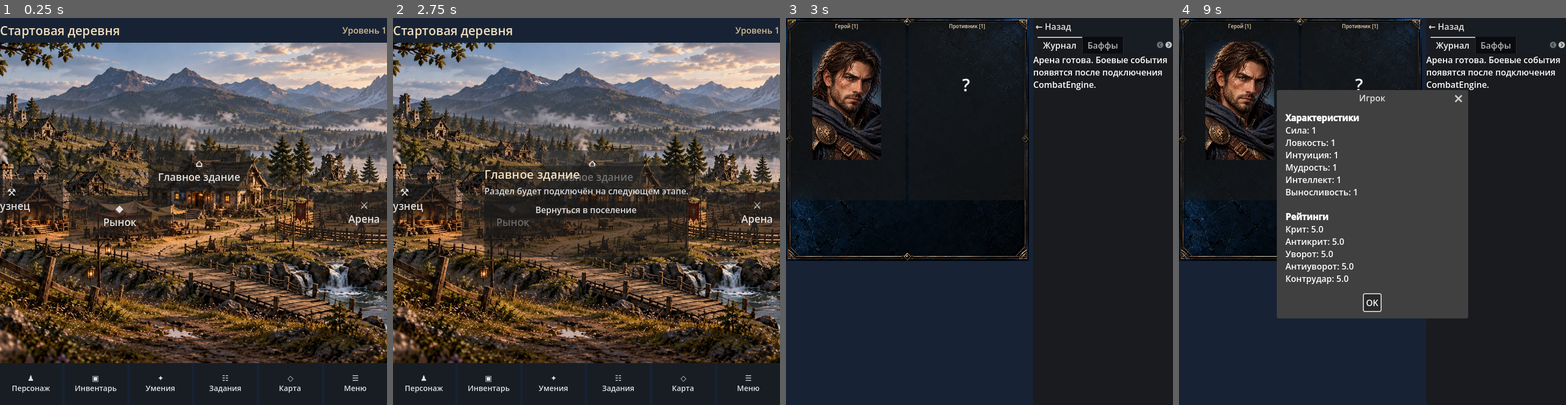
Above: before the commit, frames 1-4 (left to right).
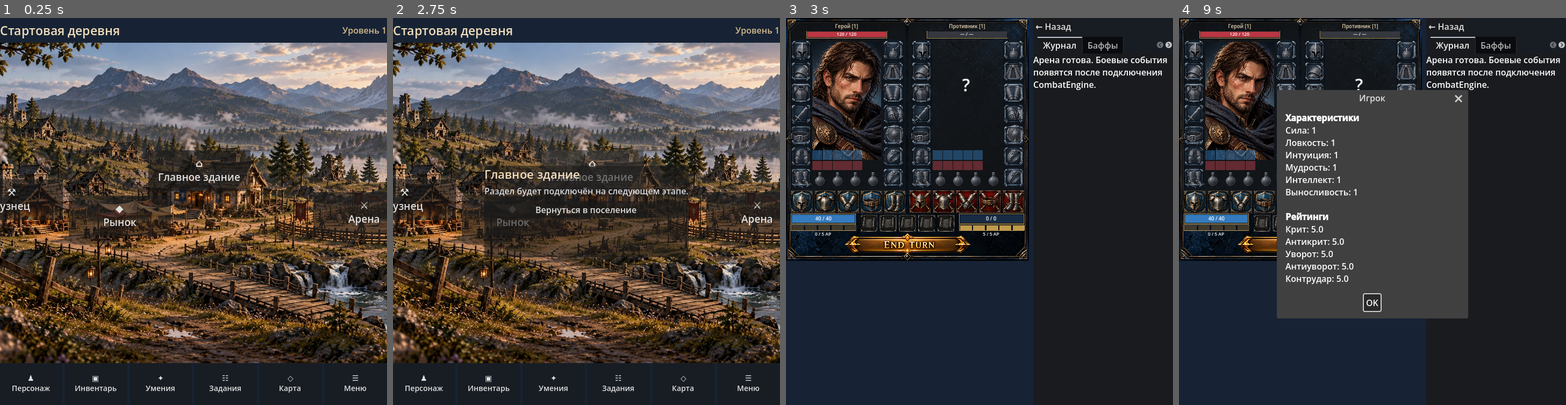
Above: after the commit, the same moments.

Repository: Archoniou1987/Battle-of-Artheon
Game: Godot game, scene res://scenes/main/main.tscn
The game is run twice, just before and just after one commit, with the same random seed, the same clock (stepped at 60 frames per second) and the same inputs.
Inputs (mouse positions are in pixels of both pictures, inside the frame that each line leads up to):
- Up to frame 1 (0.25 s): no input
- Up to frame 2 (2.75 s): click "⚒ Кузнец" at 0.5 s; click "◆ Рынок" at 1.25 s; click "⌂ Главное здание" at 2 s
- Up to frame 3 (3 s): click "⚔ Арена" at 2.75 s
- Up to frame 4 (9 s): click "♟ Персонаж" at 3.5 s; click "▣ Инвентарь" at 4.25 s; click "✦ Умения" at 5 s; click "☷ Задания" at 5.75 s; click "◇ Карта" at 6.5 s; click "☰ Меню" at 7.25 s; click "Вернуться в поселение" at 8 s; click (1240, 99) at 8.77 s

Frames 1-2 are identical in both runs. In frame 3, 12% of the frame differs, in the area x 1-62%, y 3-61%; in frame 4, 5.5%.
Error before the commit: Parse Error: Cannot infer the type of "sprite_path" variable because the value doesn't have a set type. (res://ui/inventory/item_icon.gd:36)

Commit message:
Fix GDScript type inference error in ItemIcon empty sprite fallback

Diff:
--- a/ui/inventory/item_icon.gd
+++ b/ui/inventory/item_icon.gd
@@ -33,7 +33,7 @@
 	# Prefer verified, individually cropped textures when installed.
 	# Legacy atlas fallback keeps existing scenes functional during asset upload.
 	if index >= 0 and index < EMPTY_SPRITE_FILES.size():
-		var sprite_path := EMPTY_SPRITE_DIR + EMPTY_SPRITE_FILES[index]
+		var sprite_path: String = EMPTY_SPRITE_DIR + String(EMPTY_SPRITE_FILES[index])
 		if ResourceLoader.exists(sprite_path):
 			var sprite := load(sprite_path) as Texture2D
 			if sprite != null:
